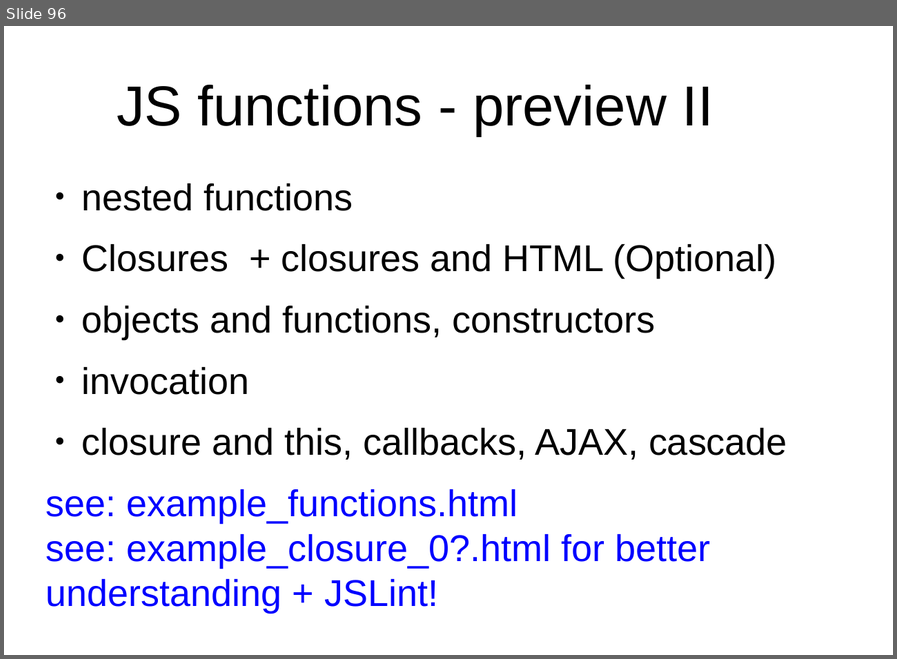
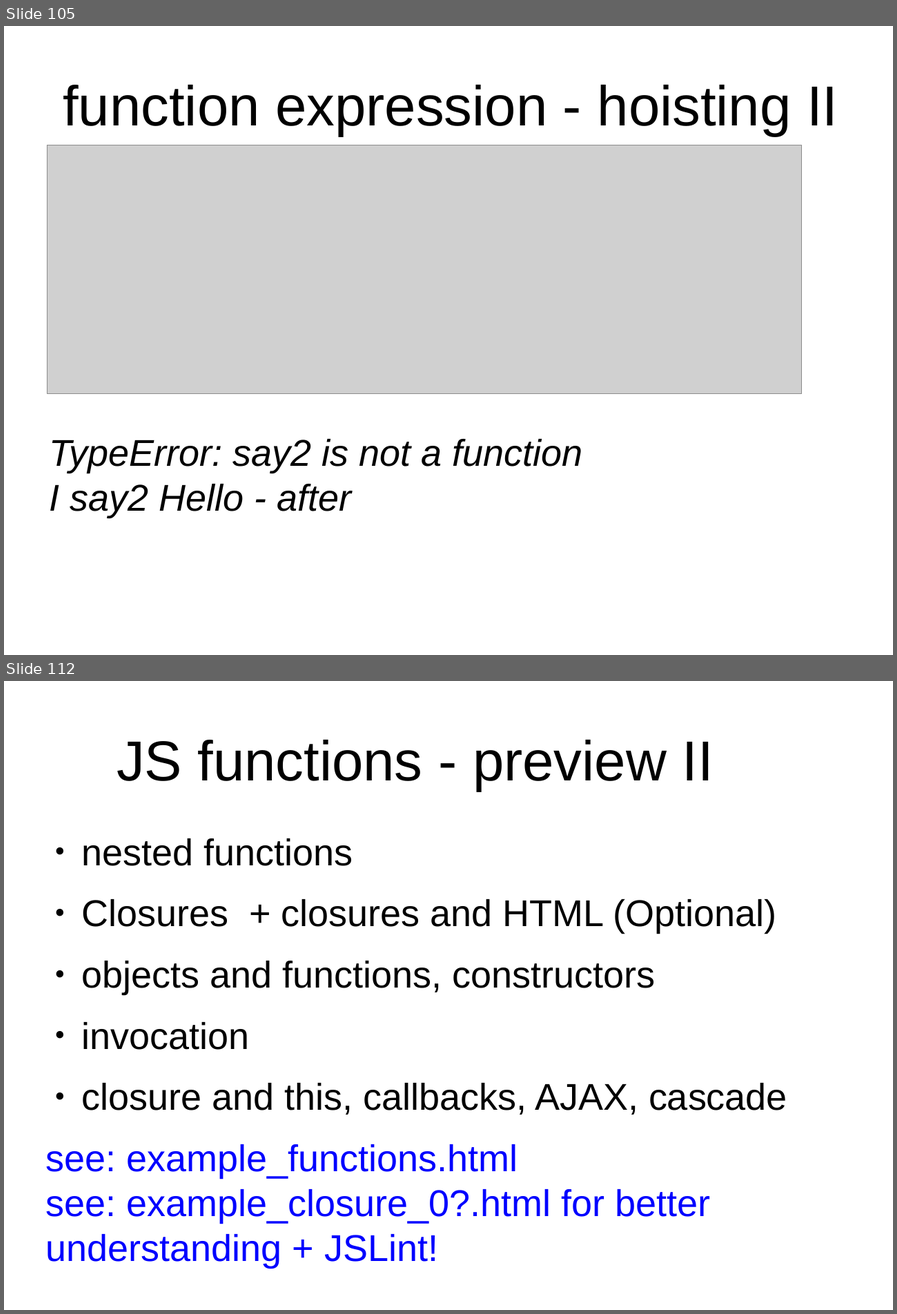
Before and after one commit to peterborkuti/other, a slide deck: JavaScriptBasics/jsbasics-slide.odp. Shown one above the other, each under a label of ours: slide 96 before the commit, slides 105 and 112 after it; the slides between them are not shown. The pictures are 897x659 and 897x1314 pixels, drawn with LibreOffice and Linux fonts; fonts in the diff are those of the drawing; grey boxes stand for pictures; background and template pictures are left out. Boxes give left, top, right and bottom in pixels: in the first picture for what was removed or moved away, otherwise in the second. Text is boxed around its words. In the diff, an @@ line names an element or a change of style, - is before the commit and + after.

Commit message:
function impress 02

```diff
--- a/JavaScriptBasics/jsbasics-slide.odp
+++ b/JavaScriptBasics/jsbasics-slide.odp
@@ slide 105 added at box(4, 26, 893, 655), background #FFFFFF @@
@@ title added at box(63, 85, 838, 136), 53.3 pt, text #000000 @@
+function expression - hoisting II
@@ picture added at box(47, 145, 802, 394) @@
@@ text added at box(50, 439, 582, 517), 35.3 pt, text #000000, italic @@
+TypeError: say2 is not a function
+I say2 Hello - after
@@ what was slide 96 is now slide 112 @@
```
Also in this commit, not shown: 2 slides changed, 15 other slides added, 1 other file.
